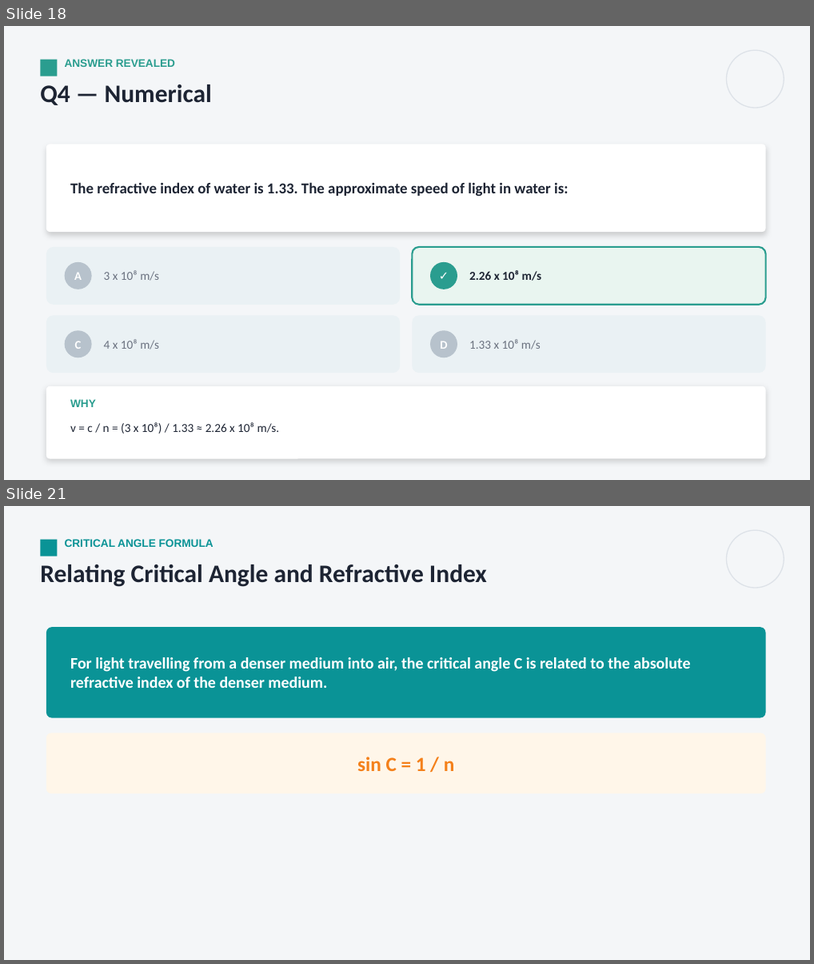
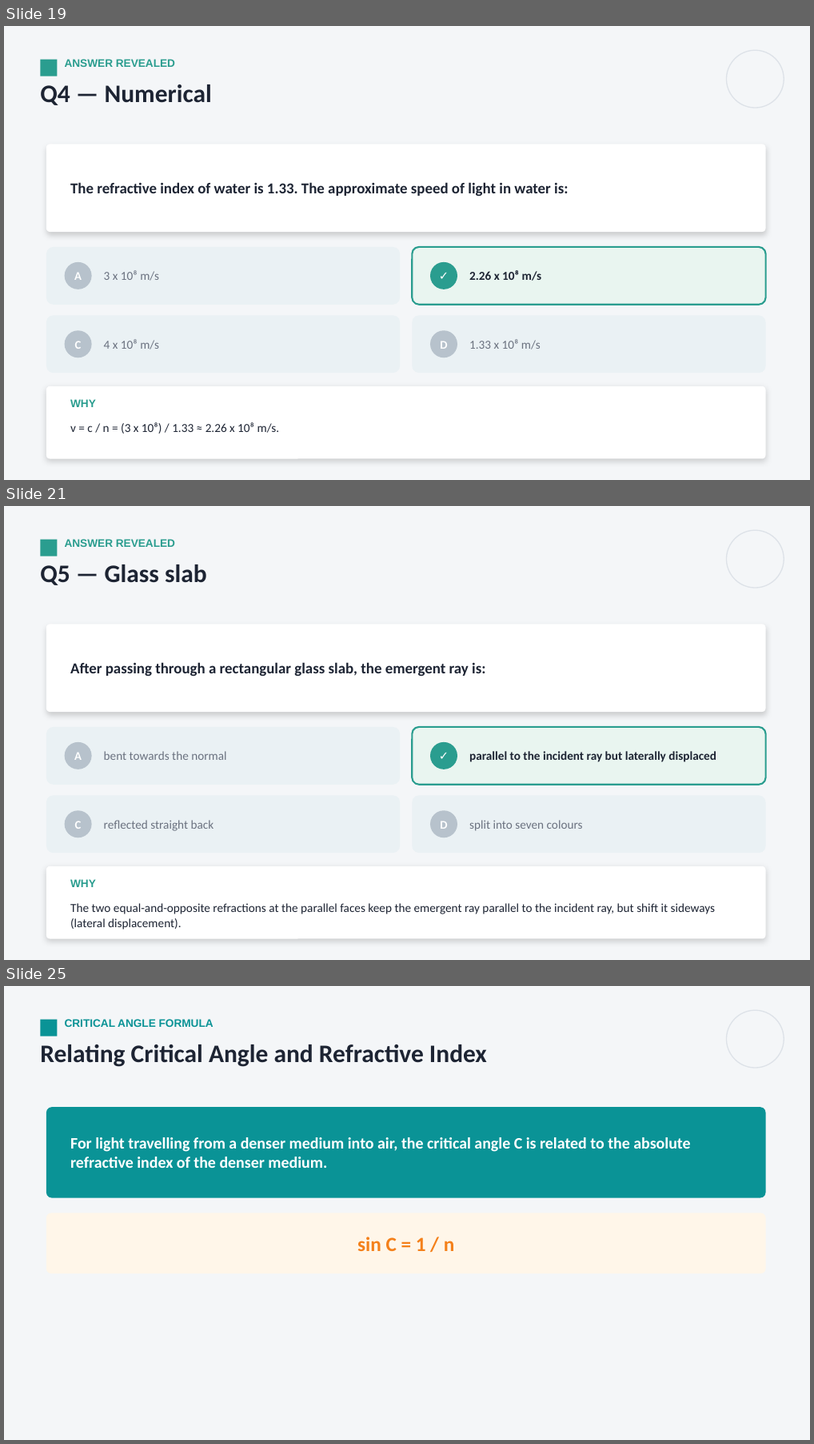
Before and after one commit to parmeshwars2911/MyFirstAR, a slide deck: ppt/MH_Grade10/MH10_S28_Refraction_of_Light.pptx. Shown one above the other, each under a label of ours: slides 18 and 21 before the commit, slides 19, 21 and 25 after it; the slides between them are not shown. The pictures are 814x964 and 814x1444 pixels, drawn with LibreOffice and Linux fonts; fonts in the diff are those of the drawing. Boxes give left, top, right and bottom in pixels: in the first picture for what was removed or moved away, otherwise in the second. Text is boxed around its words. In the diff, an @@ line names an element or a change of style, - is before the commit and + after.

```diff
--- a/ppt/MH_Grade10/MH10_S28_Refraction_of_Light.pptx
+++ b/ppt/MH_Grade10/MH10_S28_Refraction_of_Light.pptx
@@ slide 21 added at bbox=[4, 506, 810, 960], background #F4F6F8 @@
@@ rectangle added at bbox=[40, 540, 58, 556], fill #2A9D8F @@
@@ text added at bbox=[65, 539, 175, 547], 13 pt, text #2A9D8F, bold @@
+ANSWER REVEALED
@@ ellipse added at bbox=[727, 530, 784, 588], outline #DDE2E8 1.25 pt @@
@@ text added at bbox=[40, 564, 207, 585], 30 pt, text #1D2433, bold @@
+Q5 — Glass slab
@@ rounded rectangle added at bbox=[46, 624, 766, 712], fill #FFFFFF @@
@@ text added at bbox=[70, 662, 486, 676], 18 pt, text #1D2433, bold @@
+After passing through a rectangular glass slab, the emergent ray is:
@@ rounded rectangle added at bbox=[46, 727, 400, 784], fill #EAF1F4 @@
@@ ellipse added at bbox=[65, 742, 92, 769], fill #B7C2CC @@
@@ rounded rectangle added at bbox=[412, 727, 766, 784], fill #E9F5F0, outline #2A9D8F 2 pt @@
@@ ellipse added at bbox=[430, 742, 458, 769], fill #2A9D8F @@
@@ text added at bbox=[430, 742, 458, 769], 14 pt, text #FFFFFF, bold @@
+✓
@@ text added at bbox=[74, 752, 82, 760], 14 pt, text #FFFFFF, bold @@
+A
@@ text added at bbox=[104, 751, 226, 760], 14.5 pt, text #6B7280 @@
+bent towards the normal
@@ text added at bbox=[470, 751, 717, 762], 14.5 pt, text #1D2433, bold @@
+parallel to the incident ray but laterally displaced
@@ rounded rectangle added at bbox=[46, 795, 400, 852], fill #EAF1F4 @@
@@ ellipse added at bbox=[65, 810, 92, 837], fill #B7C2CC @@
@@ rounded rectangle added at bbox=[412, 795, 766, 852], fill #EAF1F4 @@
@@ ellipse added at bbox=[430, 810, 458, 837], fill #B7C2CC @@
@@ text added at bbox=[75, 820, 82, 828], 14 pt, text #FFFFFF, bold @@
+C
@@ text added at bbox=[104, 820, 214, 831], 14.5 pt, text #6B7280 @@
+reflected straight back
@@ text added at bbox=[440, 821, 447, 828], 14 pt, text #FFFFFF, bold @@
+D
@@ text added at bbox=[470, 820, 583, 831], 14.5 pt, text #6B7280 @@
+split into seven colours
@@ rounded rectangle added at bbox=[46, 866, 766, 939], fill #FFFFFF @@
@@ text added at bbox=[70, 879, 96, 887], 13 pt, text #2A9D8F, bold @@
+WHY
@@ text added at bbox=[70, 903, 715, 929], 14.5 pt, text #1D2433 @@
+The two equal-and-opposite refractions at the parallel faces keep the emergent ray parallel to the incident ray, but shift it sideways (lateral displacement).
@@ what was slide 18 is now slide 19 @@
@@ what was slide 21 is now slide 25 @@
```
Also in this commit, not shown: 5 slides changed, 5 other slides added, 4 other files.
